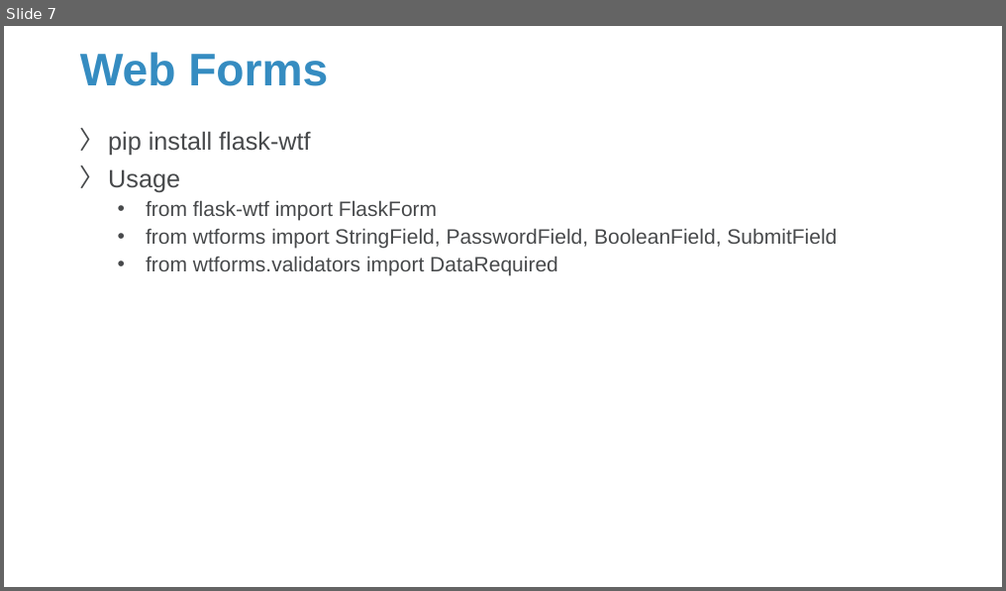
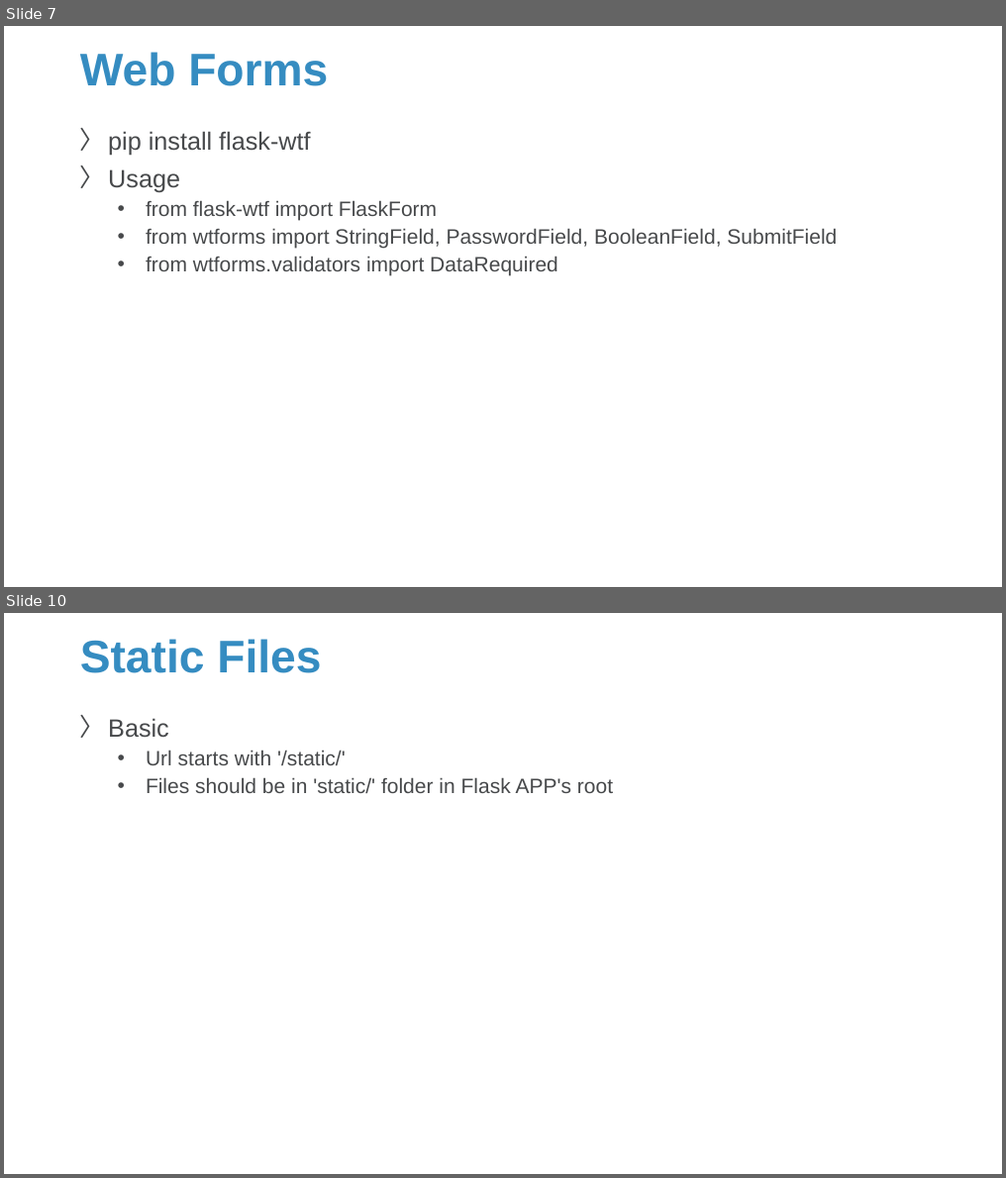
Before and after one commit to Sparks-Lu/TechNotes, a slide deck: Web/Flask-Notes.pptx. Shown one above the other, each under a label of ours: slide 7 before the commit, slides 7 and 10 after it; the slides between them are not shown. The pictures are 1006x591 and 1006x1178 pixels, drawn with LibreOffice and Linux fonts; fonts in the diff are those of the drawing; background and template pictures are left out. Boxes give left, top, right and bottom in pixels: in the first picture for what was removed or moved away, otherwise in the second. Text is boxed around its words. In the diff, an @@ line names an element or a change of style, - is before the commit and + after.

```diff
--- a/Web/Flask-Notes.pptx
+++ b/Web/Flask-Notes.pptx
@@ slide 10 added at (4, 613, 1002, 1174), background picture (left out) @@
@@ title added at (80, 639, 321, 673), 44 pt, text #358CC1, bold @@
+Static Files
@@ text added at (108, 718, 613, 793), 20 pt, text #47494B @@
+〉 Basic
+  • Url starts with '/static/'
+  • Files should be in 'static/' folder in Flask APP's root
```
Also in this commit, not shown: 4 slides changed, 2 other slides added, 14 other files.
